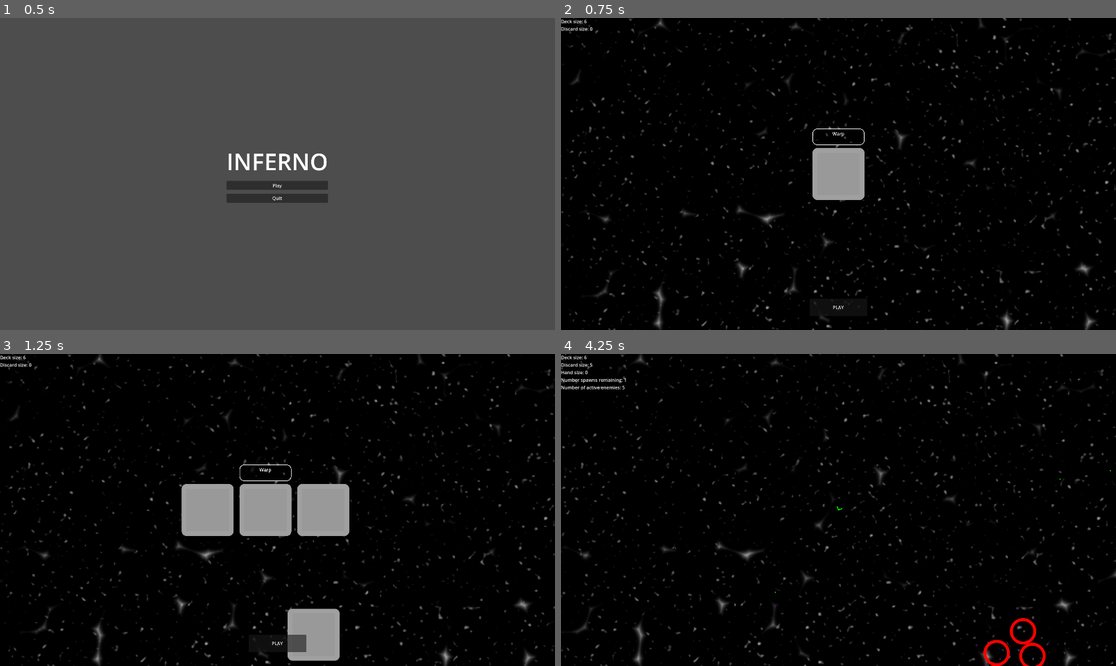
Above: before the commit, frames 1-4 (two rows, left to right).
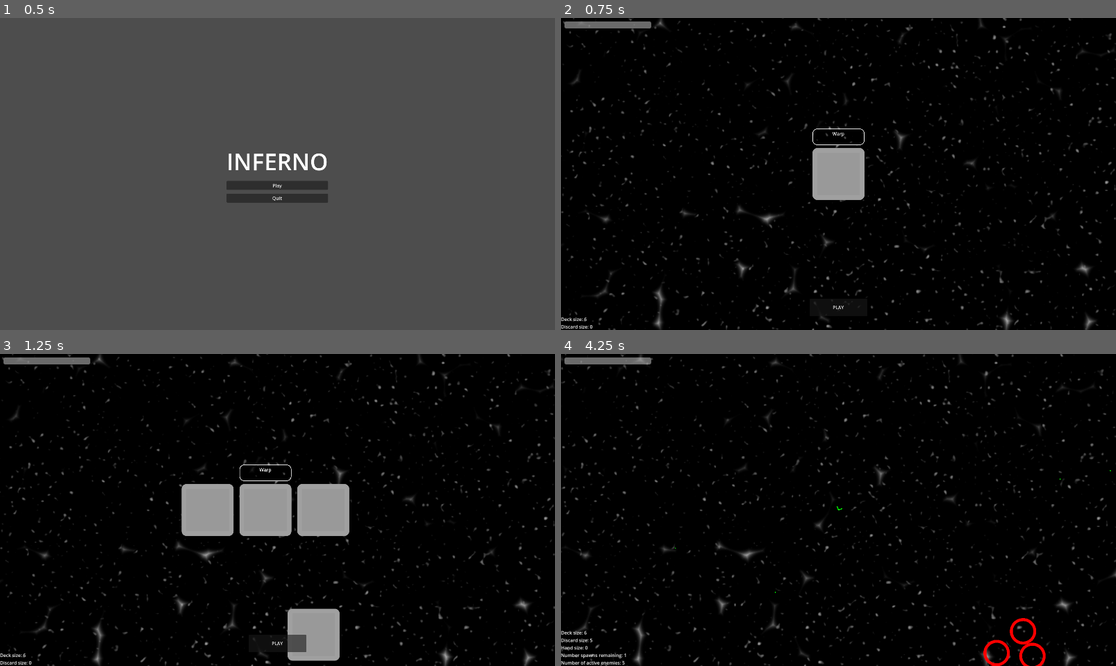
Above: after the commit, the same moments.

Repository: wpuerner/inferno
Game: Godot game, scene res://scenes/main_menu.tscn
Two runs of this game, one before a commit and one after it. Both use one fixed random seed, a clock stepped at 60 frames per second and the inputs below.
Inputs (mouse positions are in pixels of both pictures, inside the frame that each line leads up to):
- Up to frame 1 (0.5 s): no input
- Up to frame 2 (0.75 s): click "Play" at 0.5 s
- Up to frame 3 (1.25 s): no input
- Up to frame 4 (4.25 s): click "PLAY" at 1.25 s; click "PLAY" at 2 s; tap Enter at 2.75 s; move the mouse to (960, 494) at 2.77 s; press the mouse at (960, 494) at 2.78 s; hold D (move_right) 2.78-3.5 s; release the mouse at (960, 494) at 3.5 s; drag from (727, 525) to (810, 572) at 3.52 s

Frame 1 is identical in both runs. In frame 2, 0.5% of the frame differs, in the area x 0-17%, y 0-100%; in frame 3, 0.5%; in frame 4, 0.9%.

Commit message:
create health bar; create game over menu

Diff:
--- a/scenes/handlers/menu_handler.gd
+++ b/scenes/handlers/menu_handler.gd
@@ -12,9 +12,6 @@
 func activate_game():
 	var menu = get_node("/root/MainMenu")
 	if is_instance_valid(menu): menu.queue_free()
+	var main = get_node("/root/Main")
+	if is_instance_valid(main): main.queue_free()
 	get_tree().root.add_child(preload("res://scenes/main.tscn").instantiate())
-
-func activate_deck_selector():
-	var menu = get_node("/root/MainMenu")
-	if is_instance_valid(menu): menu.queue_free()
-	#get_tree().root.add_child(preload("res://scenes/menu/deck_selector/deck_selector.tscn").instantiate())
--- a/scenes/main.gd
+++ b/scenes/main.gd
@@ -2,6 +2,7 @@
 
 @onready var hand: Node2D = find_child("Hand")
 @onready var debug_overlay = get_node("/root/DebugOverlay")
+@onready var health_bar: ProgressBar = $GameplayOverlayCanvasLayer.find_child("HealthBar")
 
 var num_spawns: int = 2:
 	set(value):
@@ -51,3 +52,15 @@
 func _open_hand():
 	$HandCanvasLayer.visible = true
 	hand.open_with_runes($RunePool.get_hand())
+
+func _on_player_health_was_changed(new_amount):
+	health_bar.value = new_amount
+
+func _on_new_run_button_pressed():
+	get_tree().reload_current_scene()
+
+func _on_quit_button_pressed():
+	get_tree().quit()
+
+func _on_player_was_killed():
+	$GameplayMenuCanvasLayer.find_child("GameOverMenu").visible = true
--- a/scenes/main.tscn
+++ b/scenes/main.tscn
@@ -11,6 +11,31 @@
 [ext_resource type="PackedScene" uid="uid://htuatyjsj8qn" path="res://scenes/runes/warp/warp.tscn" id="17_dhgyn"]
 [ext_resource type="PackedScene" uid="uid://bol8r1078ljn6" path="res://scenes/interface/hand_interface/hand.tscn" id="19_j6yop"]
 [ext_resource type="PackedScene" uid="uid://dyxjrdhdnrs2b" path="res://scenes/game_camera.tscn" id="20_q2ocl"]
+
+[sub_resource type="StyleBoxFlat" id="StyleBoxFlat_ha0sr"]
+bg_color = Color(0.925353, 0.925353, 0.925353, 1)
+border_width_left = 4
+border_width_top = 4
+border_width_right = 4
+border_color = Color(0.169245, 0.169245, 0.169245, 1)
+corner_radius_top_left = 8
+corner_radius_top_right = 8
+
+[sub_resource type="Theme" id="Theme_a2w2f"]
+
+[sub_resource type="StyleBoxFlat" id="StyleBoxFlat_jjur0"]
+bg_color = Color(0.239883, 0.460545, 0.836923, 1)
+corner_radius_top_left = 8
+corner_radius_top_right = 8
+corner_radius_bottom_right = 8
+corner_radius_bottom_left = 8
+
+[sub_resource type="StyleBoxFlat" id="StyleBoxFlat_kqxfp"]
+bg_color = Color(0.727943, 0.146634, 0.252043, 1)
+corner_radius_top_left = 8
+corner_radius_top_right = 8
+corner_radius_bottom_right = 8
+corner_radius_bottom_left = 8
 
 [node name="Main" type="Node2D"]
 y_sort_enabled = true
@@ -44,7 +69,70 @@
 
 [node name="Warp2" parent="RunePool" instance=ExtResource("17_dhgyn")]
 
+[node name="GameplayOverlayCanvasLayer" type="CanvasLayer" parent="."]
+
+[node name="MarginContainer" type="MarginContainer" parent="GameplayOverlayCanvasLayer"]
+offset_right = 324.0
+offset_bottom = 48.0
+theme_override_constants/margin_left = 12
+theme_override_constants/margin_top = 12
+theme_override_constants/margin_right = 12
+theme_override_constants/margin_bottom = 12
+
+[node name="HealthBar" type="ProgressBar" parent="GameplayOverlayCanvasLayer/MarginContainer"]
+custom_minimum_size = Vector2(300, 24)
+layout_mode = 2
+size_flags_horizontal = 0
+max_value = 8.0
+step = 1.0
+value = 8.0
+show_percentage = false
+
+[node name="GameplayMenuCanvasLayer" type="CanvasLayer" parent="."]
+
+[node name="GameOverMenu" type="PanelContainer" parent="GameplayMenuCanvasLayer"]
+visible = false
+custom_minimum_size = Vector2(400, 200)
+anchors_preset = 7
+anchor_left = 0.5
+anchor_top = 1.0
+anchor_right = 0.5
+anchor_bottom = 1.0
+offset_left = -200.0
+offset_top = -200.0
+offset_right = 200.0
+grow_horizontal = 2
+grow_vertical = 0
+theme_override_styles/panel = SubResource("StyleBoxFlat_ha0sr")
+
+[node name="MarginContainer" type="MarginContainer" parent="GameplayMenuCanvasLayer/GameOverMenu"]
+layout_mode = 2
+size_flags_vertical = 0
+theme_override_constants/margin_top = 24
+
+[node name="HBoxContainer" type="HBoxContainer" parent="GameplayMenuCanvasLayer/GameOverMenu/MarginContainer"]
+layout_mode = 2
+theme_override_constants/separation = 24
+alignment = 1
+
+[node name="NewRunButton" type="Button" parent="GameplayMenuCanvasLayer/GameOverMenu/MarginContainer/HBoxContainer"]
+custom_minimum_size = Vector2(128, 48)
+layout_mode = 2
+theme = SubResource("Theme_a2w2f")
+theme_override_font_sizes/font_size = 24
+theme_override_styles/normal = SubResource("StyleBoxFlat_jjur0")
+text = "New Run"
+
+[node name="QuitButton" type="Button" parent="GameplayMenuCanvasLayer/GameOverMenu/MarginContainer/HBoxContainer"]
+custom_minimum_size = Vector2(128, 48)
+layout_mode = 2
+theme_override_font_sizes/font_size = 24
+theme_override_styles/normal = SubResource("StyleBoxFlat_kqxfp")
+text = "Quit
+"
+
 [node name="HandCanvasLayer" type="CanvasLayer" parent="."]
+visible = false
 
 [node name="Hand" parent="HandCanvasLayer" instance=ExtResource("19_j6yop")]
 
@@ -73,9 +161,17 @@
 [node name="DebugCanvasLayer" type="CanvasLayer" parent="."]
 
 [node name="DebugDisplay" type="Label" parent="DebugCanvasLayer"]
+anchors_preset = 2
+anchor_top = 1.0
+anchor_bottom = 1.0
+offset_top = -23.0
 offset_right = 40.0
-offset_bottom = 23.0
+grow_vertical = 0
 script = ExtResource("11_yos21")
 
+[connection signal="health_was_changed" from="Player" to="." method="_on_player_health_was_changed"]
+[connection signal="was_killed" from="Player" to="." method="_on_player_was_killed"]
+[connection signal="pressed" from="GameplayMenuCanvasLayer/GameOverMenu/MarginContainer/HBoxContainer/NewRunButton" to="." method="_on_new_run_button_pressed"]
+[connection signal="pressed" from="GameplayMenuCanvasLayer/GameOverMenu/MarginContainer/HBoxContainer/QuitButton" to="." method="_on_quit_button_pressed"]
 [connection signal="pressed" from="HandCanvasLayer/MarginContainer/PlayButton" to="." method="_on_play_button_pressed"]
 [connection signal="timeout" from="EnemySpawnTimer" to="." method="_on_enemy_spawn_timer_timeout"]
--- a/scenes/mobs/flocking_mob/flocking_mob.tscn
+++ b/scenes/mobs/flocking_mob/flocking_mob.tscn
@@ -1,12 +1,16 @@
-[gd_scene load_steps=4 format=3 uid="uid://bnek4ymnsbngc"]
+[gd_scene load_steps=6 format=3 uid="uid://bnek4ymnsbngc"]
 
 [ext_resource type="Script" path="res://scenes/mobs/flocking_mob/flocking_mob.gd" id="1_lc5pu"]
+[ext_resource type="PackedScene" uid="uid://dcimufvvru2en" path="res://scenes/parts/hurtbox/hurtbox.tscn" id="2_yxjrx"]
 
 [sub_resource type="CircleShape2D" id="CircleShape2D_gny7l"]
 radius = 12.0
 
 [sub_resource type="CircleShape2D" id="CircleShape2D_08w3n"]
 radius = 92.0489
+
+[sub_resource type="CircleShape2D" id="CircleShape2D_wuw5y"]
+radius = 14.0357
 
 [node name="FlockingMob" type="CharacterBody2D"]
 collision_layer = 18
@@ -23,5 +27,12 @@
 [node name="CollisionShape2D" type="CollisionShape2D" parent="Area2D"]
 shape = SubResource("CircleShape2D_08w3n")
 
+[node name="Hurtbox" parent="." instance=ExtResource("2_yxjrx")]
+collision_mask = 1
+damage_amount = 1
+
+[node name="CollisionShape2D" type="CollisionShape2D" parent="Hurtbox"]
+shape = SubResource("CircleShape2D_wuw5y")
+
 [connection signal="body_entered" from="Area2D" to="." method="_on_area_2d_body_entered"]
 [connection signal="body_exited" from="Area2D" to="." method="_on_area_2d_body_exited"]
--- a/scenes/parts/hurtbox/hurtbox.gd
+++ b/scenes/parts/hurtbox/hurtbox.gd
@@ -1,12 +1,7 @@
-extends Area2D
-
-signal hurtbox_collided(body: Node2D)
+class_name Hurtbox extends Area2D
 
 @export var damage_amount: int = 10
 
 func _on_body_entered(body):
-	if "health_attribute" in body:
-		body.health_attribute.apply_damage(damage_amount)
-	elif body.has_node("EntityHealth"):
-		body.get_node("EntityHealth").apply_damage(damage_amount)
-	hurtbox_collided.emit(body)
+	if body.has_method("apply_damage"):
+		body.apply_damage(damage_amount)
--- a/scenes/player/player.gd
+++ b/scenes/player/player.gd
@@ -1,17 +1,28 @@
 extends CharacterBody2D
 
-@onready var event_bus: Node = get_node("/root/EventBus")
+signal was_killed
+signal health_was_changed(new_amount: int)
 
 var can_fire: bool = true
+var health: int = 8
 
 const MAX_SPEED: float = 100
 const ACCELERATION: float = 500
 const DECELERATION: float = 700
 
-func _ready():
-	event_bus.pre_level_started.connect(func(): set_physics_process(false))
-	event_bus.player_picked_up_room_rune.connect(func(_rune): set_physics_process(false))
-	event_bus.gameplay_started.connect(func(): set_physics_process(true))
+func apply_damage(amount: int):
+	if health <= 0: return
+	health -= amount
+	health_was_changed.emit(health)
+	if health <= 0:
+		was_killed.emit()
+		queue_redraw()
+		set_physics_process(false)
+		$OnDeathAnimation.visible = true
+		$OnDeathAnimation.play("default")
+		await $OnDeathAnimation.animation_finished
+		$OnDeathAnimation.visible = false
+
 
 func _physics_process(delta: float):
 	var direction_x: float = Input.get_axis("move_left", "move_right")
@@ -28,7 +39,8 @@
 	if Input.is_action_pressed("primary_fire") and can_fire: _fire_bullet()
 
 func _draw():
-	draw_polyline([Vector2(-20, -20), Vector2(0, 0), Vector2(-20, 20)], Color.GREEN, 5, true)
+	if health > 0:
+		draw_polyline([Vector2(-20, -20), Vector2(0, 0), Vector2(-20, 20)], Color.GREEN, 5, true)
 
 func _fire_bullet():
 	var bullet = preload("res://scenes/objects/bullet/bullet.tscn").instantiate()
--- a/scenes/player/player.tscn
+++ b/scenes/player/player.tscn
@@ -1,10 +1,88 @@
-[gd_scene load_steps=3 format=3 uid="uid://pdahs317ljur"]
+[gd_scene load_steps=15 format=3 uid="uid://pdahs317ljur"]
 
 [ext_resource type="Script" path="res://scenes/player/player.gd" id="1_31rwy"]
+[ext_resource type="Texture2D" uid="uid://cbwxnbffwjka2" path="res://scenes/effects/explosion/explosion.png" id="2_jeknd"]
 
-[sub_resource type="CapsuleShape2D" id="CapsuleShape2D_ncfpm"]
-radius = 24.0
-height = 124.0
+[sub_resource type="CircleShape2D" id="CircleShape2D_mq5s8"]
+radius = 18.0
+
+[sub_resource type="AtlasTexture" id="AtlasTexture_posfk"]
+atlas = ExtResource("2_jeknd")
+region = Rect2(0, 0, 64, 64)
+
+[sub_resource type="AtlasTexture" id="AtlasTexture_fv123"]
+atlas = ExtResource("2_jeknd")
+region = Rect2(64, 0, 64, 64)
+
+[sub_resource type="AtlasTexture" id="AtlasTexture_vrhnn"]
+atlas = ExtResource("2_jeknd")
+region = Rect2(128, 0, 64, 64)
+
+[sub_resource type="AtlasTexture" id="AtlasTexture_kkcfw"]
+atlas = ExtResource("2_jeknd")
+region = Rect2(192, 0, 64, 64)
+
+[sub_resource type="AtlasTexture" id="AtlasTexture_u40rj"]
+atlas = ExtResource("2_jeknd")
+region = Rect2(256, 0, 64, 64)
+
+[sub_resource type="AtlasTexture" id="AtlasTexture_j4v6p"]
+atlas = ExtResource("2_jeknd")
+region = Rect2(320, 0, 64, 64)
+
+[sub_resource type="AtlasTexture" id="AtlasTexture_2icun"]
+atlas = ExtResource("2_jeknd")
+region = Rect2(384, 0, 64, 64)
+
+[sub_resource type="AtlasTexture" id="AtlasTexture_335a3"]
+atlas = ExtResource("2_jeknd")
+region = Rect2(448, 0, 64, 64)
+
+[sub_resource type="AtlasTexture" id="AtlasTexture_d6ps6"]
+atlas = ExtResource("2_jeknd")
+region = Rect2(512, 0, 64, 64)
+
+[sub_resource type="AtlasTexture" id="AtlasTexture_2roip"]
+atlas = ExtResource("2_jeknd")
+region = Rect2(576, 0, 64, 64)
+
+[sub_resource type="SpriteFrames" id="SpriteFrames_2weno"]
+animations = [{
+"frames": [{
+"duration": 1.0,
+"texture": SubResource("AtlasTexture_posfk")
+}, {
+"duration": 1.0,
+"texture": SubResource("AtlasTexture_fv123")
+}, {
+"duration": 1.0,
+"texture": SubResource("AtlasTexture_vrhnn")
+}, {
+"duration": 1.0,
+"texture": SubResource("AtlasTexture_kkcfw")
+}, {
+"duration": 1.0,
+"texture": SubResource("AtlasTexture_u40rj")
+}, {
+"duration": 1.0,
+"texture": SubResource("AtlasTexture_j4v6p")
+}, {
+"duration": 1.0,
+"texture": SubResource("AtlasTexture_2icun")
+}, {
+"duration": 1.0,
+"texture": SubResource("AtlasTexture_335a3")
+}, {
+"duration": 1.0,
+"texture": SubResource("AtlasTexture_d6ps6")
+}, {
+"duration": 1.0,
+"texture": SubResource("AtlasTexture_2roip")
+}],
+"loop": false,
+"name": &"default",
+"speed": 12.0
+}]
 
 [node name="Player" type="CharacterBody2D"]
 y_sort_enabled = true
@@ -14,11 +92,16 @@
 script = ExtResource("1_31rwy")
 
 [node name="CollisionShape2D" type="CollisionShape2D" parent="."]
-position = Vector2(2, 0)
-shape = SubResource("CapsuleShape2D_ncfpm")
+shape = SubResource("CircleShape2D_mq5s8")
 
 [node name="FireTimer" type="Timer" parent="."]
 wait_time = 0.2
 one_shot = true
 
+[node name="OnDeathAnimation" type="AnimatedSprite2D" parent="."]
+visible = false
+sprite_frames = SubResource("SpriteFrames_2weno")
+frame = 9
+frame_progress = 1.0
+
 [connection signal="timeout" from="FireTimer" to="." method="_on_fire_timer_timeout"]
--- a/scenes/player/player_test.gd
+++ b/scenes/player/player_test.gd
@@ -1,5 +1,5 @@
 extends Node2D
 
-
 func _ready():
-	$Player.global_position = get_viewport_rect().size / 2
+	$Player.was_killed.connect(func(): print_debug("Player was killed!"))
+	$Player.health_was_changed.connect(func(new_amount): print_debug("New player health: ", new_amount))
--- a/scenes/player/player_test.tscn
+++ b/scenes/player/player_test.tscn
@@ -9,11 +9,12 @@
 script = ExtResource("1_pfifn")
 
 [node name="Player" parent="." instance=ExtResource("1_axyg8")]
+position = Vector2(723, 548)
 
 [node name="GameCamera" parent="." node_paths=PackedStringArray("player") instance=ExtResource("2_6bpwe")]
 zoom = Vector2(1.2, 1.2)
 player = NodePath("../Player")
 
 [node name="FlockingMob" parent="." node_paths=PackedStringArray("target") instance=ExtResource("4_lpej7")]
-position = Vector2(-123, 4)
+position = Vector2(1152, 547)
 target = NodePath("../Player")
Not shown: 1 places in scenes/main.tscn that only renumber resources
